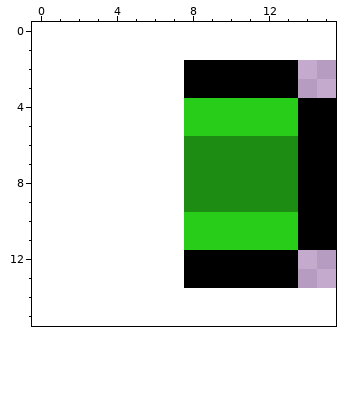
One commit to this pixel-art sprite: Images/green/SnabeTailLT.png. The picture above was drawn from the file before the commit.
The file is 8x12 pixels. Colours within 5 levels of each other are drawn and written as one. The old version is drawn lined up with the new one, on the new canvas.
After the commit:
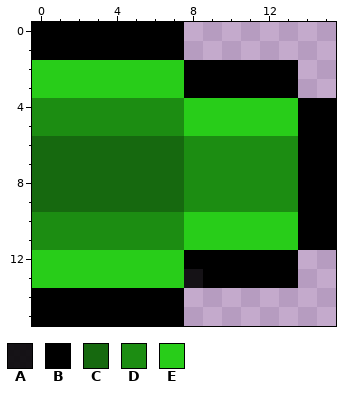
Palette (. is transparent): A #000000e2  B #000000  C #16690f  D #1c8d12  E #28cd19
Change:
canvas 8x12 -> 16x16, the old top-left corner now at 8,2
@@ x 0..10 @@
- 0 ...........
- 1 ...........
- 2 ........BBB
- 3 ........BBB
- 4 ........EEE
- 5 ........EEE
- 6 ........DDD
- 7 ........DDD
- 8 ........DDD
- 9 ........DDD
-10 ........EEE
-11 ........EEE
-12 ........BBB
-13 ........BBB
-14 ...........
-15 ...........
+ 0 BBBBBBBB...
+ 1 BBBBBBBB...
+ 2 EEEEEEEEBBB
+ 3 EEEEEEEEBBB
+ 4 DDDDDDDDEEE
+ 5 DDDDDDDDEEE
+ 6 CCCCCCCCDDD
+ 7 CCCCCCCCDDD
+ 8 CCCCCCCCDDD
+ 9 CCCCCCCCDDD
+10 DDDDDDDDEEE
+11 DDDDDDDDEEE
+12 EEEEEEEEBBB
+13 EEEEEEEEABB
+14 BBBBBBBB...
+15 BBBBBBBB...
Where, in picture pixels (left, top, right, bottom), the same in both pictures:
changed: (32, 22, 203, 326)
